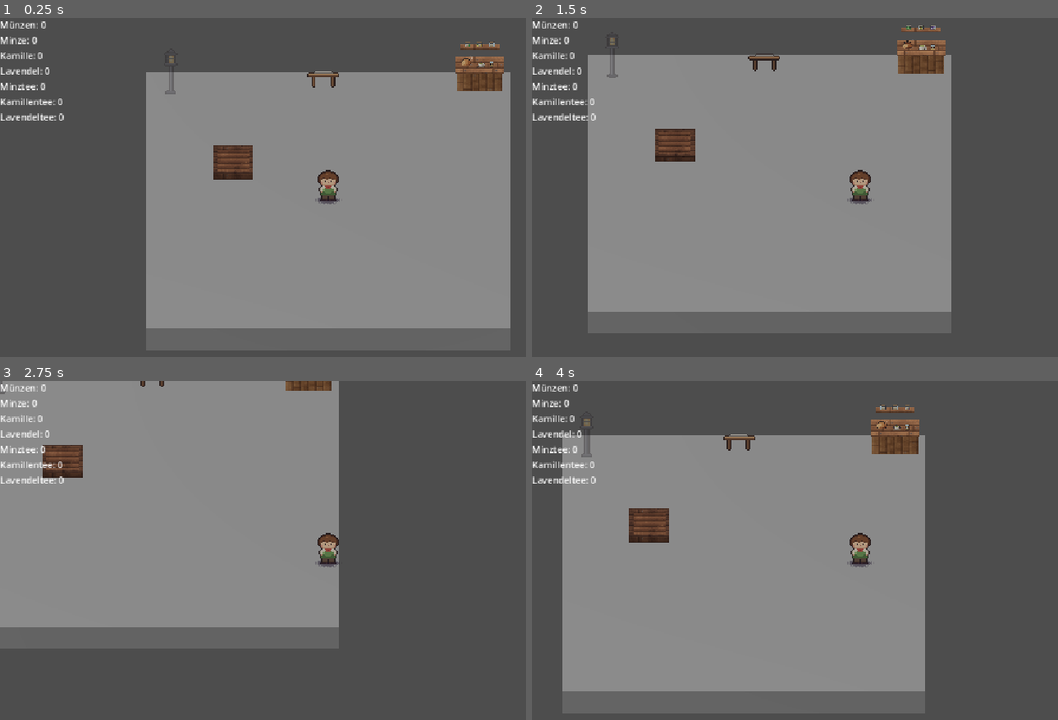
Above: before the commit, frames 1-4 (two rows, left to right).
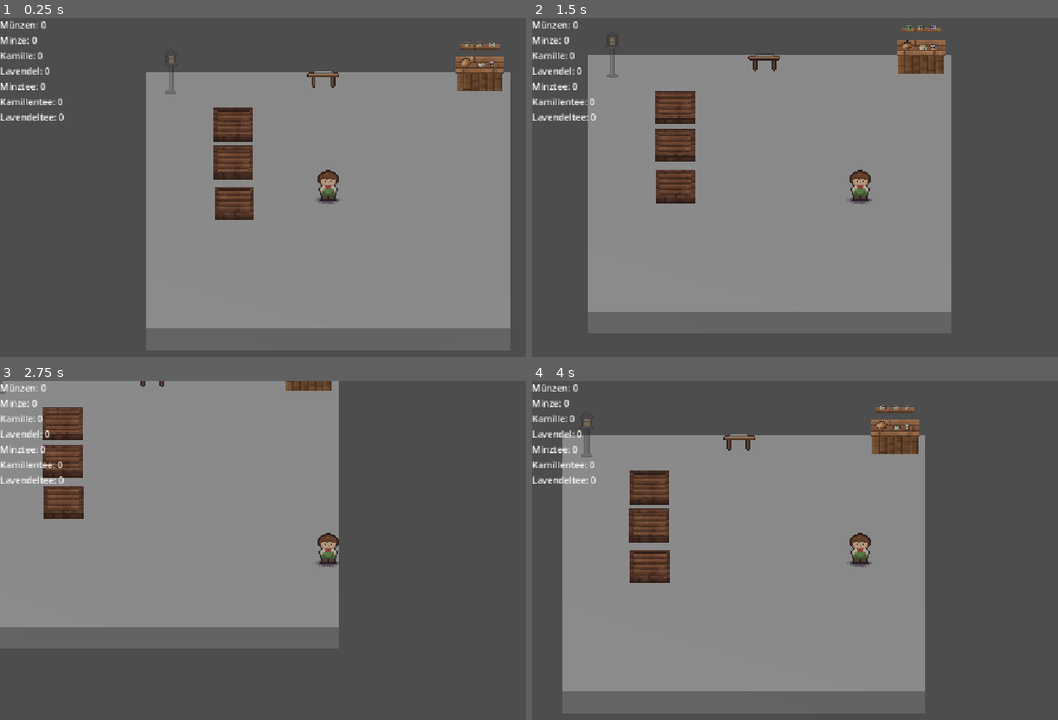
Above: after the commit, the same moments.

Repository: rjn21/teahut
Game: Godot game, scene res://scenes/world.tscn
Same seed, same stepped clock (60 frames per second), same inputs: the game is played once before the commit and once after it.
Inputs:
- Up to frame 1 (0.25 s): no input
- Up to frame 2 (1.5 s): tap Enter at 0.5 s; hold D (move_right) 0.53-1.28 s; tap Q (cycle) at 0.6 s; hold S (move_back) from 1.28 s (still down); tap E (interact) at 1.35 s
- Up to frame 3 (2.75 s): release S (move_back) at 2.03 s; hold D (move_right) from 2.03 s (still down); tap 1 at 2.1 s
- Up to frame 4 (4 s): release D (move_right) at 2.78 s; hold W (move_forward) 2.78-3.53 s; tap 2 at 2.85 s; hold A (move_left) from 3.53 s (still down); tap 3 at 3.6 s

The runs differ from the first frame. In frame 1, 1.5% of the frame differs, in the area x 40-49%, y 26-60%; in frame 2, 1.5%; in frame 3, 1.5%; in frame 4, 1.5%, in the area x 18-27%, y 26-60%.

Commit message:
M6b: Drei Beete
HerbPlot2 und HerbPlot3 in der Welt; der Interaktionsbereich des Beets
ist auf die Beetgröße (1,5 × 1,5) verkleinert, damit sich die dicht
liegenden Beete nicht überlappen.

Co-Authored-By: Claude Opus 5.5 <noreply@anthropic.com>

Diff:
--- a/scenes/herb_plot.tscn
+++ b/scenes/herb_plot.tscn
@@ -13,7 +13,7 @@
 [sub_resource type="StandardMaterial3D" id="StandardMaterial3D_2blrl"]
 
 [sub_resource type="BoxShape3D" id="BoxShape3D_emwdv"]
-size = Vector3(3, 2, 3)
+size = Vector3(1.5, 1, 1.5)
 
 [node name="HerbPlot" type="Area3D" unique_id=492106281]
 script = ExtResource("1_2blrl")
@@ -26,7 +26,7 @@
 surface_material_override/0 = SubResource("StandardMaterial3D_2blrl")
 
 [node name="CollisionShape3D" type="CollisionShape3D" parent="." unique_id=1803423362]
-transform = Transform3D(1, 0, 0, 0, 1, 0, 0, 0, 1, 0, 1, 0)
+transform = Transform3D(1, 0, 0, 0, 1, 0, 0, 0, 1, 0, 0.5, 0)
 shape = SubResource("BoxShape3D_emwdv")
 
 [node name="InteractionLabel" type="Label3D" parent="." unique_id=790710017]
--- a/scenes/world.tscn
+++ b/scenes/world.tscn
@@ -32,6 +32,12 @@
 
 [node name="HerbPlot" parent="." unique_id=492106281 instance=ExtResource("2_w7kh3")]
 transform = Transform3D(1, 0, 0, 0, 1, 0, 0, 0, 1, -3.1304631, 0, -1.6460199)
+
+[node name="HerbPlot2" parent="." unique_id=2115243705 instance=ExtResource("2_w7kh3")]
+transform = Transform3D(1, 0, 0, 0, 1, 0, 0, 0, 1, -3.0963662, 0, 0.27590466)
+
+[node name="HerbPlot3" parent="." unique_id=1706115341 instance=ExtResource("2_w7kh3")]
+transform = Transform3D(1, 0, 0, 0, 1, 0, 0, 0, 1, -3.1286175, 0, -3.4173865)
 
 [node name="Ground" type="StaticBody3D" parent="." unique_id=865304845]
 transform = Transform3D(1, 0, 0, 0, 1, 0, 0, 0, 1, 0, -0.5, 0)
